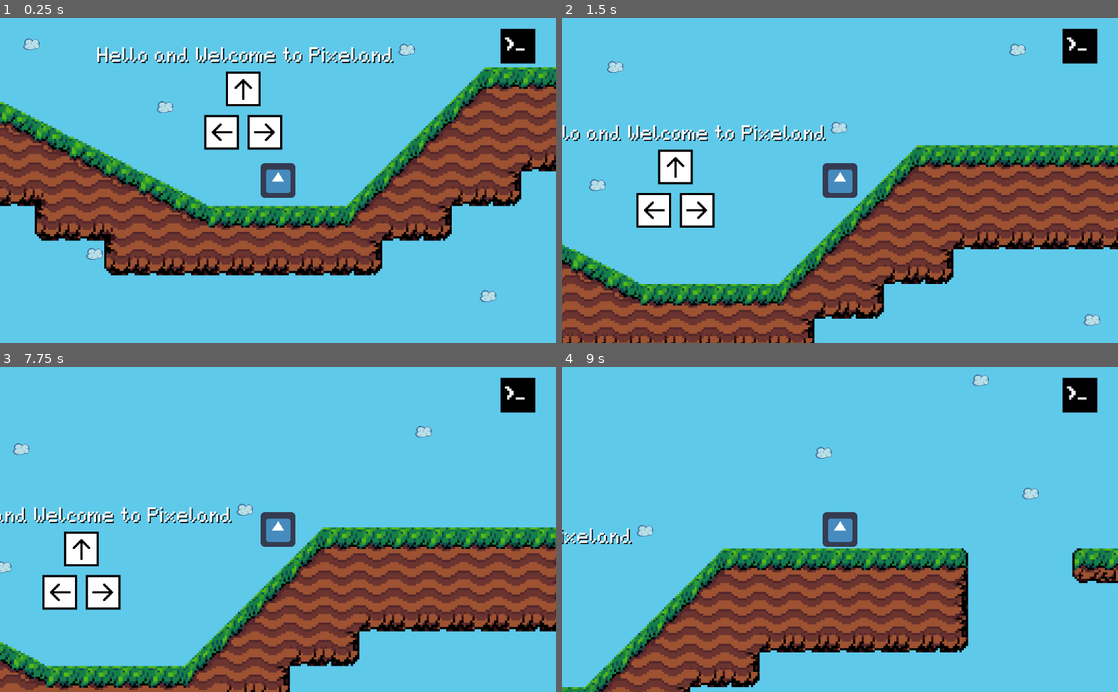
Above: before the commit, frames 1-4 (two rows, left to right).
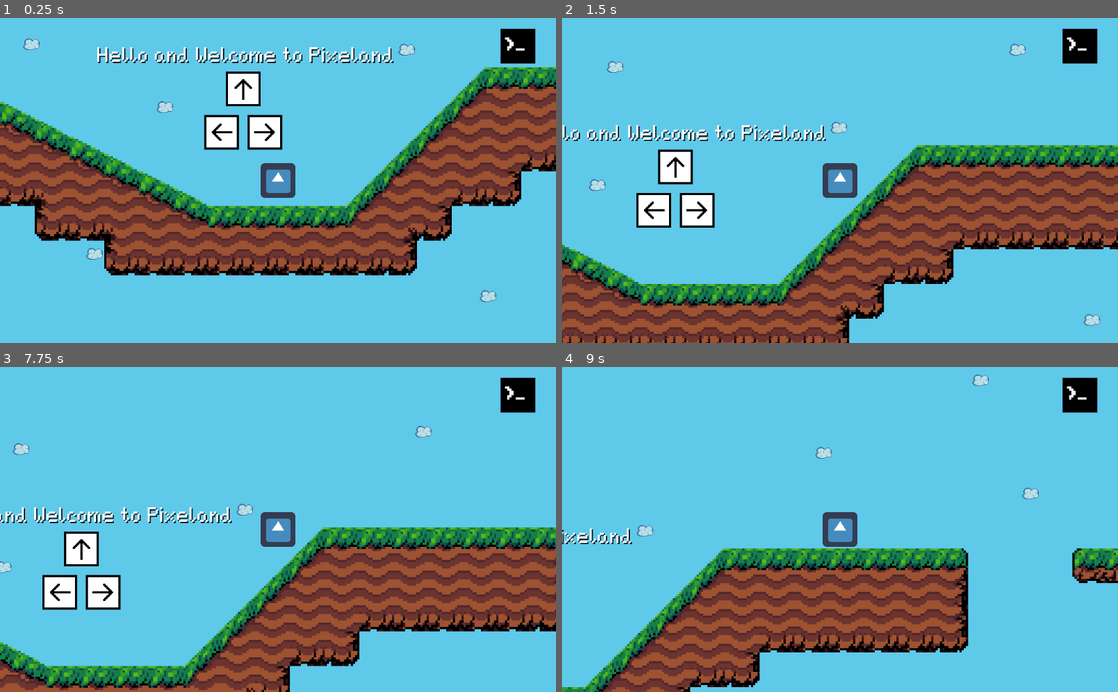
Above: after the commit, the same moments.

Repository: Tri-C-Games/CCC-Jam
Game: Godot game, scene res://World/Tutorial/Tutorial.tscn
Same seed, same stepped clock (60 frames per second), same inputs: the game is played once before the commit and once after it. The engine's default icon, where the game draws it, is replaced by a stand-in: a white triangle on a blue panel in a dark square.
Inputs:
- Up to frame 1 (0.25 s): no input
- Up to frame 2 (1.5 s): hold D (move_right) from 0.53 s (still down); tap W (jump) at 0.77 s
- Up to frame 3 (7.75 s): tap W (jump) at 1.52, 3.02, 3.77, 4.52, 6.02, 6.77, 7.52 s; release D (move_right) at 2.03 s; hold A (move_left) 2.03-2.78 s; hold D (move_right) 2.78-4.28 s; hold A (move_left) 4.28-5.03 s; hold D (move_right) 5.03-5.78 s; hold A (move_left) 5.78-7.28 s; hold D (move_right) from 7.28 s (still down)
- Up to frame 4 (9 s): keep holding D (move_right)

The runs differ from the first frame. In frame 1, 1.0% of the frame differs, in the area x 62-75%, y 63-80%; in frame 2, 0.7%; in frame 3, less than 0.1%; in frame 4, nothing differs.

Commit message:
Slight TileMap modification.

Diff:
--- a/World/Tutorial/Tutorial.tscn
+++ b/World/Tutorial/Tutorial.tscn
@@ -480,7 +480,7 @@
 [node name="TileMap" type="TileMap" parent="."]
 tile_set = SubResource( 35 )
 format = 1
-tile_data = PoolIntArray( -655322, 0, 0, -655321, 0, 1, -655 …(2631 unchanged characters)… 1, 65537, 0, 1, 65538, 5, 65537, 65539, 0, 131073, 65540, 0, 131074, 65562, 0, 131072, 65563, 0, 131073, 65564, 0, 131073, 65565, 0, 131073, 65566, 0, 131073, 65567, 0, 131073, 65568, 0, 131073, 65569, 0, 131073, 65570, 0, 131073, 65571, 0, 131073, 65572, 0, 131073, 65573, 0, 131073, 65574, 0, 131073, 65575, 0, 131073, 65576, 0, 131073, 65577, 0, 131074, 196603, 0, 131072, 196604, 0, 131073, 196605, 0, 131073, 196606, 0, 131073, 196607, 0, 131073, 131072, 0, 131073, 131073, 0, 131073, 131074, 0, 131074 )
+tile_data = PoolIntArray( -655322, 0, 0, -655321, 0, 1, -655 …(2631 unchanged characters)… 1, 65537, 0, 1, 65538, 5, 65537, 65539, 4, 0, 65540, 0, 131074, 65562, 0, 131072, 65563, 0, 131073, 65564, 0, 131073, 65565, 0, 131073, 65566, 0, 131073, 65567, 0, 131073, 65568, 0, 131073, 65569, 0, 131073, 65570, 0, 131073, 65571, 0, 131073, 65572, 0, 131073, 65573, 0, 131073, 65574, 0, 131073, 65575, 0, 131073, 65576, 0, 131073, 65577, 0, 131074, 196603, 0, 131072, 196604, 0, 131073, 196605, 0, 131073, 196606, 0, 131073, 196607, 0, 131073, 131072, 0, 131073, 131073, 0, 131073, 131074, 0, 131073, 131075, 0, 131074 )
 
 [node name="Text" type="Node2D" parent="."]
 
